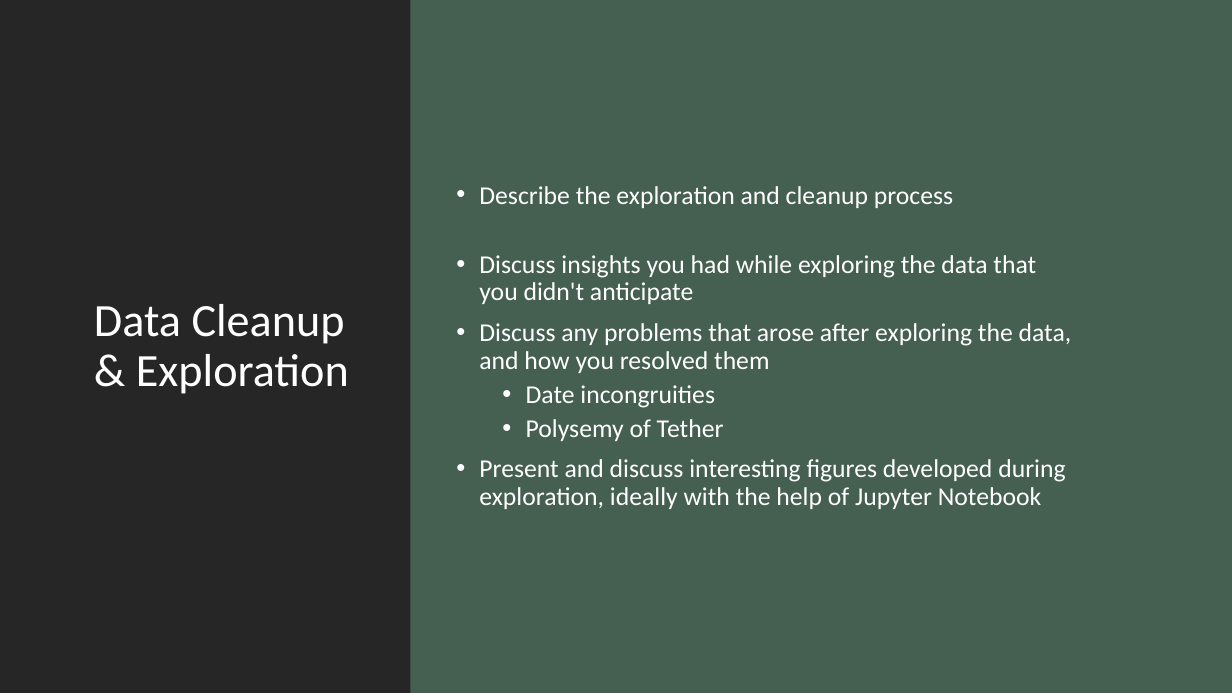
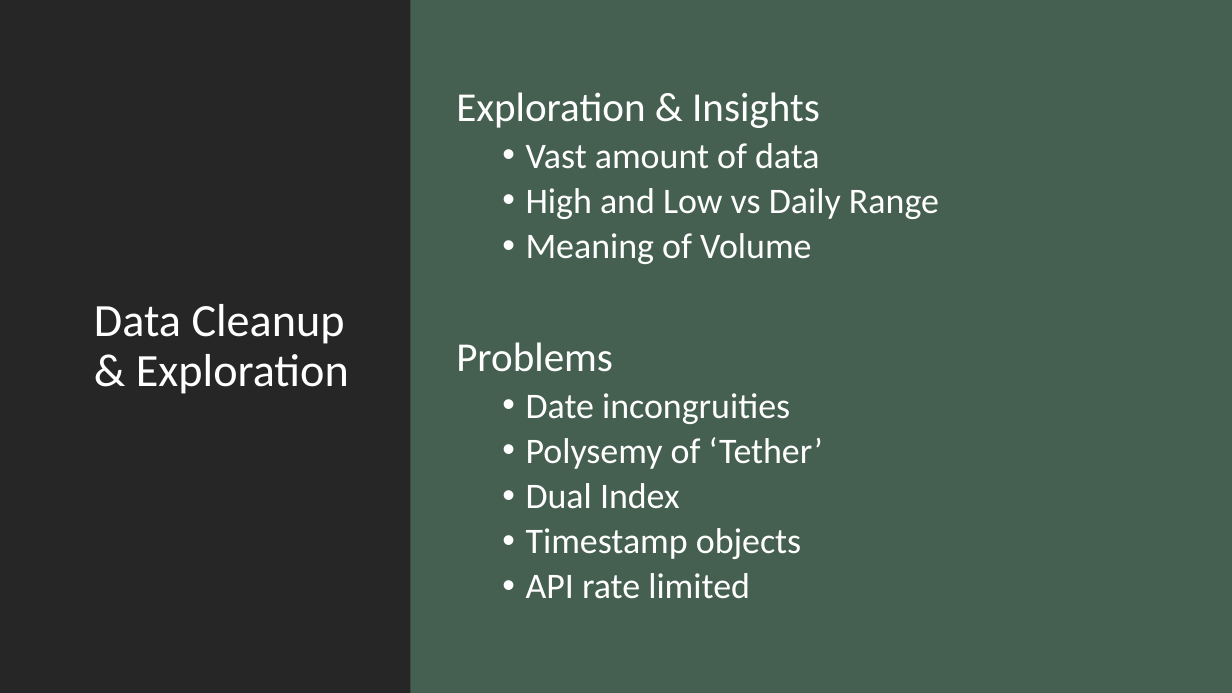
Before and after one commit to ashleighdevito/Cryptocurrency, a slide deck: slide 4 of Presentation/1_cryptocurrency_presentation.pptx (slide 5 before the commit). Drawn at 1232x693 pixels with LibreOffice and Linux fonts; fonts in the diff are those of the drawing. Boxes give left, top, right and bottom in pixels: in the first picture for what was removed or moved away, otherwise in the second. Text is boxed around its words. In the diff, an @@ line names an element or a change of style, - is before the commit and + after.

```diff
--- a/Presentation/1_cryptocurrency_presentation.pptx
+++ b/Presentation/1_cryptocurrency_presentation.pptx
@@ text at bbox=[456, 92, 939, 372]: text changed; size 20 to 28 pt @@
-• Describe the exploration and cleanup process
-• Discuss insights you had while exploring the data that you didn't anticipate
-• Discuss any problems that arose after exploring the data, and how you resolved them
+Exploration & Insights
+  • Vast amount of data
+  • High and Low vs Daily Range
+  • Meaning of Volume
+Problems
@@ text at bbox=[526, 393, 790, 424]: size 20 to 28 pt in "Date incongruities" @@
@@ text at bbox=[526, 437, 823, 599]: text changed; size 20 to 28 pt @@
-  • Polysemy of Tether
-• Present and discuss interesting figures developed during exploration, ideally with the help of Jupyter Notebook
+  • Polysemy of ‘Tether’
+  • Dual Index
+  • Timestamp objects
+  • API rate limited
```
Also in this commit, not shown: 11 other slides changed, 2 slides added, 3 slides removed, 21 other files.
